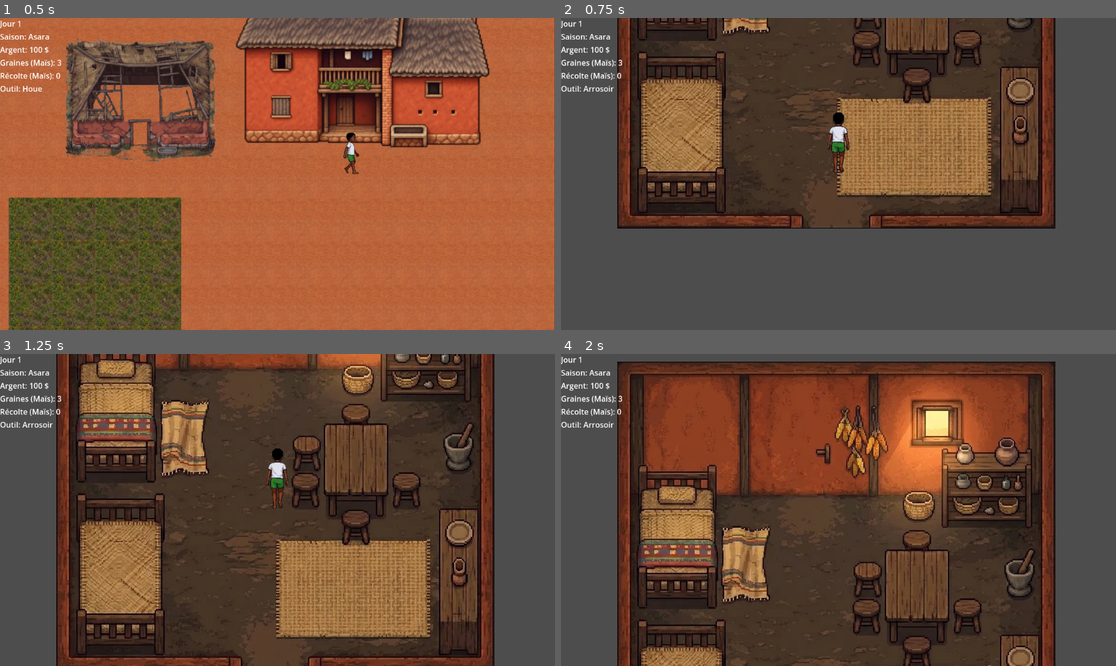
Above: before the commit, frames 1-4 (two rows, left to right).
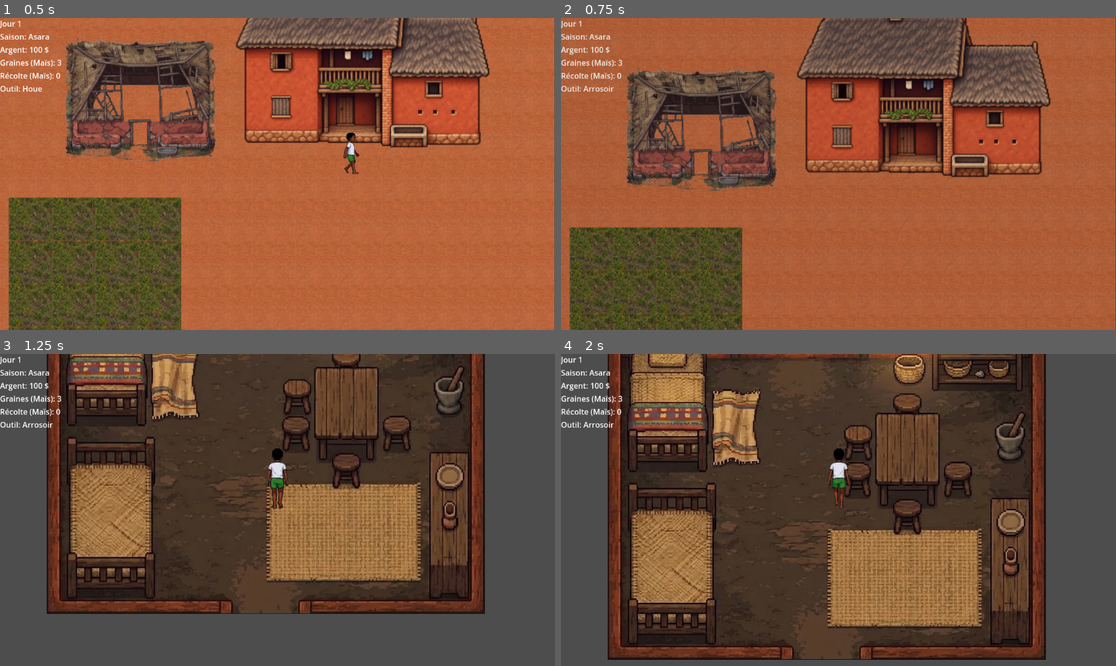
Above: after the commit, the same moments.

Repository: johnatan1999/fiainana-kely
Game: Godot game, scene res://world/world.tscn
The game is run twice, just before and just after one commit, with the same random seed, the same clock (stepped at 60 frames per second) and the same inputs.
Inputs (mouse positions are in pixels of both pictures, inside the frame that each line leads up to):
- Up to frame 1 (0.5 s): no input
- Up to frame 2 (0.75 s): tap Enter at 0.5 s; move the mouse to (810, 236) at 0.52 s; hold W (move_up) from 0.53 s (still down); hold Tab (cycle_tool) from 0.53 s (still down)
- Up to frame 3 (1.25 s): keep holding W (move_up); keep holding Tab (cycle_tool)
- Up to frame 4 (2 s): keep holding W (move_up); move the mouse to (1005, 556) at 1.27 s; release Tab (cycle_tool) at 1.28 s; tap E (interact) at 1.35 s

Frame 1 is identical in both runs. In frame 2, 94% of the frame differs, in the area x 0-100%, y 0-100%; in frame 3, 53%; in frame 4, 60%.

Commit message:
dev: fix chicken collision issue and implement transition fading

Diff:
--- a/entities/animals/chicken/chicken.tscn
+++ b/entities/animals/chicken/chicken.tscn
@@ -8,6 +8,7 @@
 radius = 7.0
 
 [node name="Chicken" type="CharacterBody2D"]
+motion_mode = 1
 script = ExtResource("1_8sb7w")
 
 [node name="AnimatedSprite2D" type="AnimatedSprite2D" parent="."]
--- a/entities/player/player.tscn
+++ b/entities/player/player.tscn
@@ -166,6 +166,7 @@
 
 [node name="Player" type="CharacterBody2D" groups=["player"]]
 y_sort_enabled = true
+motion_mode = 1
 script = ExtResource("1_piccd")
 
 [node name="CollisionShape2D" type="CollisionShape2D" parent="."]
--- a/systems/world_manager/world_manager.gd
+++ b/systems/world_manager/world_manager.gd
@@ -23,6 +23,9 @@
 ## building in the village, capped regardless of how many are actually owned.
 const MAX_DECORATIVE_CHICKENS := 4
 
+## Each direction (to black, back to clear) of a player-triggered transition.
+const FADE_DURATION := 0.25
+
 var simulation: FarmSimulation
 var player: PlayerController
 var zone_container: Node2D
@@ -31,12 +34,30 @@
 var current_zone_id: String = ""
 
 var _zones: Dictionary = {} # id: String -> ZoneData
+var _fade_overlay: ColorRect
 
 func setup(p_simulation: FarmSimulation, p_player: PlayerController, p_zone_container: Node2D) -> void:
 	simulation = p_simulation
 	player = p_player
 	zone_container = p_zone_container
 	_load_zone_registry()
+	_create_fade_overlay()
+
+## Built in code rather than as a .tscn node: a plain full-screen ColorRect on
+## its own high-priority CanvasLayer, independent of zone_container's
+## lifecycle (never freed/recreated by change_zone()).
+func _create_fade_overlay() -> void:
+	var layer := CanvasLayer.new()
+	layer.layer = 100
+	_fade_overlay = ColorRect.new()
+	_fade_overlay.color = Color(0.0, 0.0, 0.0, 0.0)
+	_fade_overlay.mouse_filter = Control.MOUSE_FILTER_IGNORE
+	_fade_overlay.set_anchors_preset(Control.PRESET_FULL_RECT)
+	layer.add_child(_fade_overlay)
+	# Deferred: this runs from World.gd's _ready(), while the root viewport is
+	# still mid-setup adding World itself as a child - a synchronous
+	# add_child() here hits "Parent node is busy setting up children".
+	get_tree().root.add_child.call_deferred(layer)
 
 func has_zone(zone_id: String) -> bool:
 	return _zones.has(zone_id)
@@ -64,7 +85,21 @@
 ## ZoneTransition/SleepSpot fire from inside Area2D signals during the physics
 ## step, which forbids reparenting/freeing physics nodes right away - defer it.
 func request_zone_change(zone_id: String, spawn_name: String) -> void:
-	call_deferred("change_zone", zone_id, spawn_name)
+	call_deferred("_change_zone_with_fade", zone_id, spawn_name)
+
+## Player-triggered transitions (walking through a door) fade to black to
+## mask the instant scene swap. Direct callers - World.gd's initial zone
+## load and SaveController.load_game() - call change_zone() straight instead,
+## since there's nothing on screen yet worth hiding behind a fade at boot.
+func _change_zone_with_fade(zone_id: String, spawn_name: String) -> void:
+	await _fade_to(1.0)
+	change_zone(zone_id, spawn_name)
+	await _fade_to(0.0)
+
+func _fade_to(target_alpha: float) -> void:
+	var tween := create_tween()
+	tween.tween_property(_fade_overlay, "color:a", target_alpha, FADE_DURATION)
+	await tween.finished
 
 func change_zone(zone_id: String, spawn_name: String = "SpawnDefault") -> void:
 	var zone_data: ZoneData = _zones.get(zone_id)
